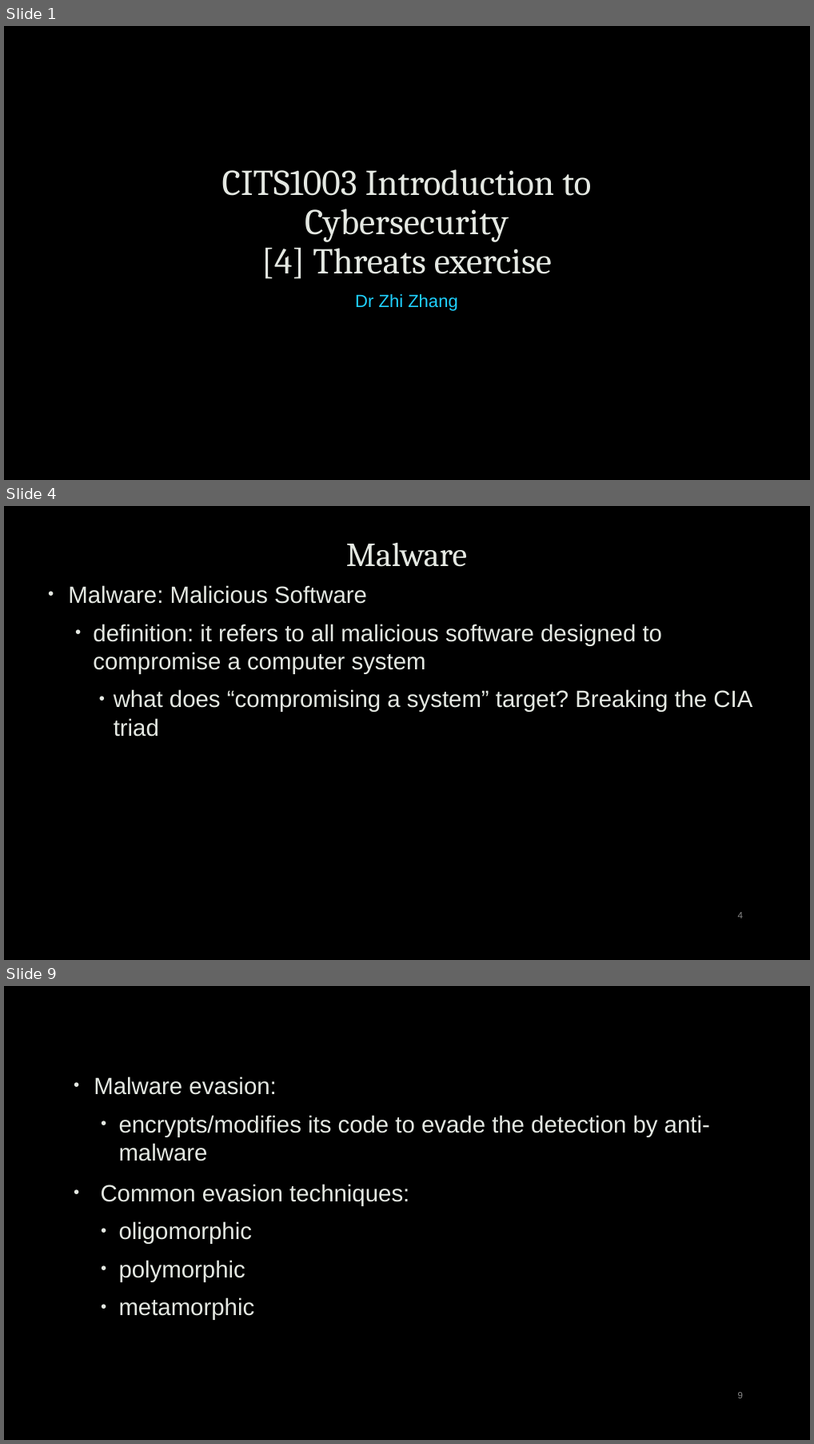
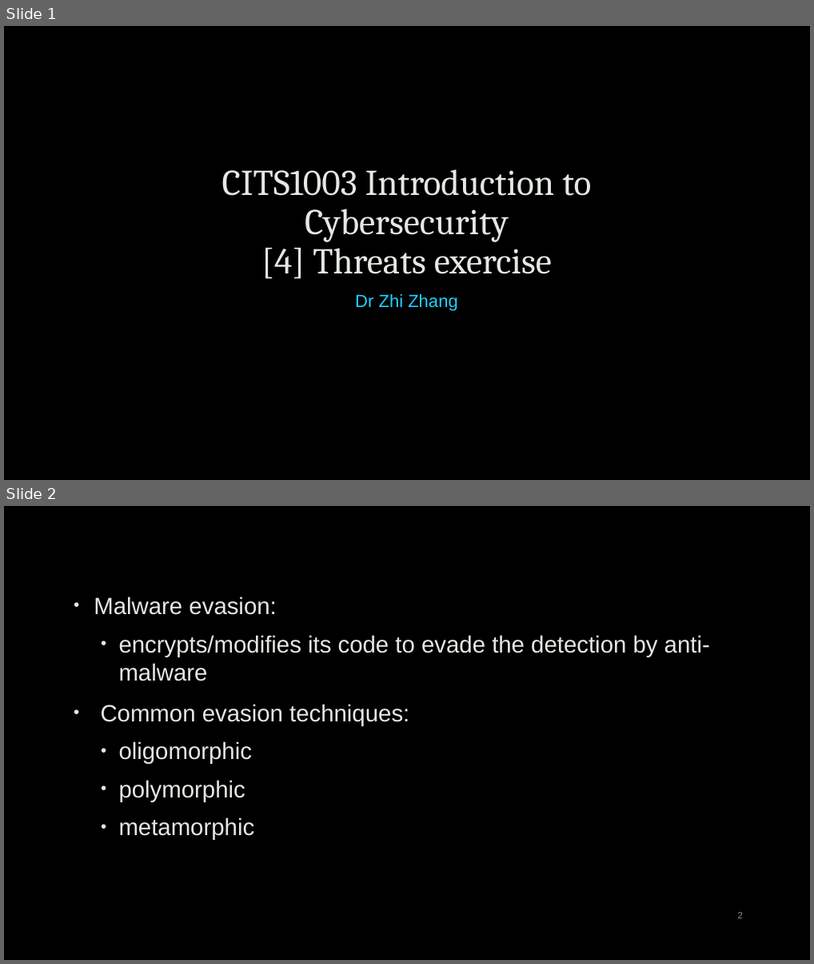
Before and after one commit to robert-mcknight/citx1003, a slide deck: cits1003-lecture_slides/CITS1003-5 Threats - exercises.pptx. Shown one above the other, each under a label of ours: slides 1, 4 and 9 before the commit, slides 1 and 2 after it; the slides between them are not shown. The pictures are 814x1444 and 814x964 pixels, drawn with LibreOffice and Linux fonts; fonts in the diff are those of the drawing; background and template pictures are left out. Boxes give left, top, right and bottom in pixels: in the first picture for what was removed or moved away, otherwise in the second. Text is boxed around its words. In the diff, an @@ line names an element or a change of style, - is before the commit and + after.

```diff
--- a/cits1003-lecture_slides/CITS1003-5 Threats - exercises.pptx
+++ b/cits1003-lecture_slides/CITS1003-5 Threats - exercises.pptx
@@ slide 4 removed at [4, 506, 810, 960], background picture (left out) @@
@@ title removed at [346, 543, 467, 567] @@
-Malware
@@ text removed at [68, 585, 753, 736] @@
-• Malware: Malicious Software
-  • definition: it refers to all malicious software designed to compromise a computer system
-    • what does “compromising a system” target? Breaking the CIA triad
@@ page number removed at [738, 912, 743, 918] @@
-4
@@ what was slide 9 is now slide 2 @@
@@ page number at [738, 912, 743, 918]: text changed @@
-9
+2
```
Also in this commit, not shown: 2 slides changed, 6 other slides removed, 5 other files.
